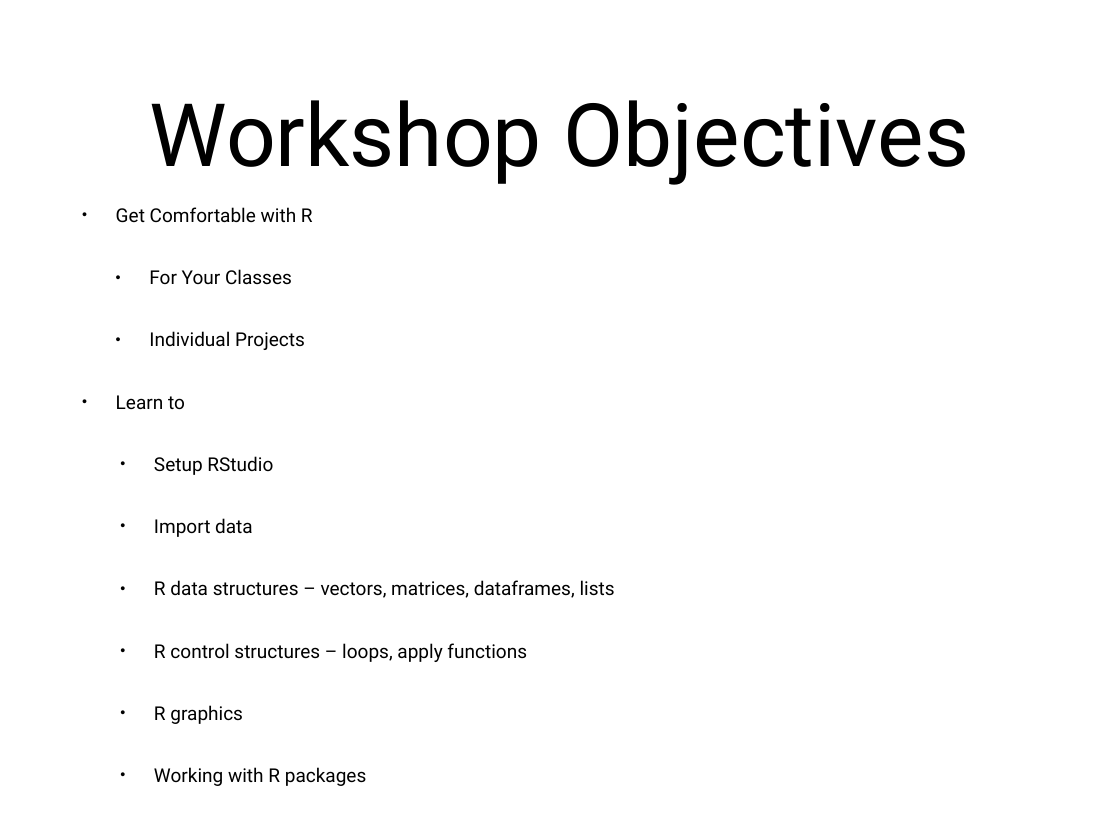
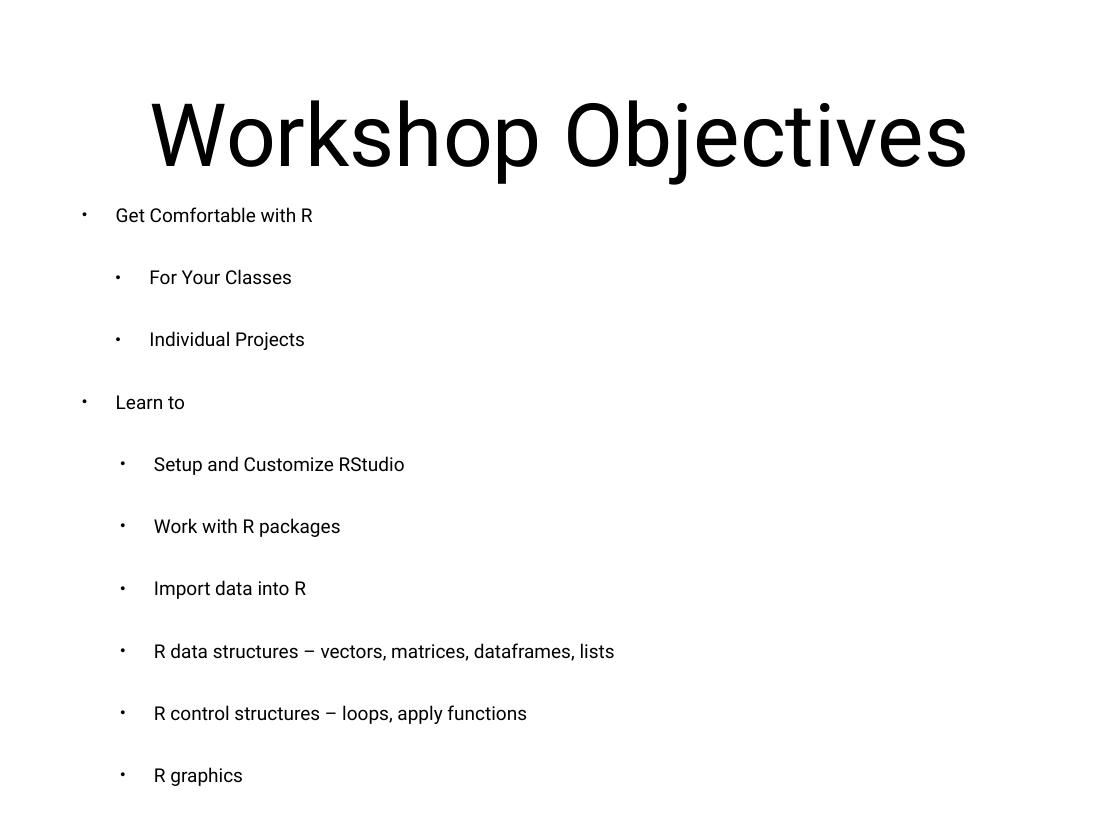
Before and after one commit to nvenkataraman1/RSeminar, a slide deck: slide 3 of sessions/session1/Session1.pptx. Drawn at 1120x840 pixels with LibreOffice and Linux fonts; fonts in the diff are those of the drawing. Boxes give left, top, right and bottom in pixels: in the first picture for what was removed or moved away, otherwise in the second. Text is boxed around its words. In the diff, an @@ line names an element or a change of style, - is before the commit and + after.

```diff
--- a/sessions/session1/Session1.pptx
+++ b/sessions/session1/Session1.pptx
@@ text at [154, 456, 405, 599]: text changed @@
-  • Setup RStudio
-  • Import data
+  • Setup and Customize RStudio
+  • Work with R packages
+  • Import data into R
@@ text at [154, 767, 367, 786]: paragraph removed @@
-  • Working with R packages
```
Also in this commit, not shown: 1 other slide changed, 11 other files.
